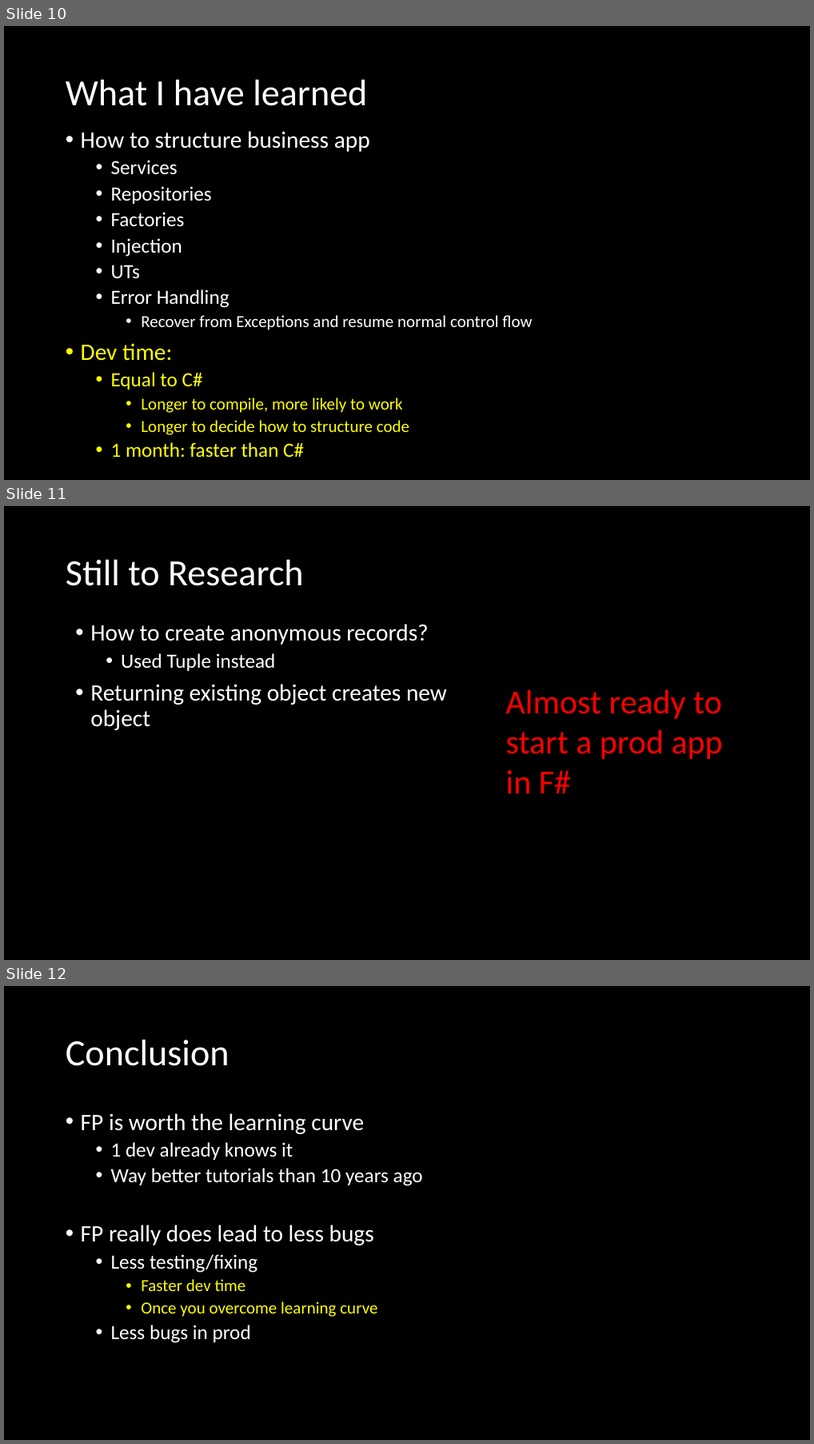
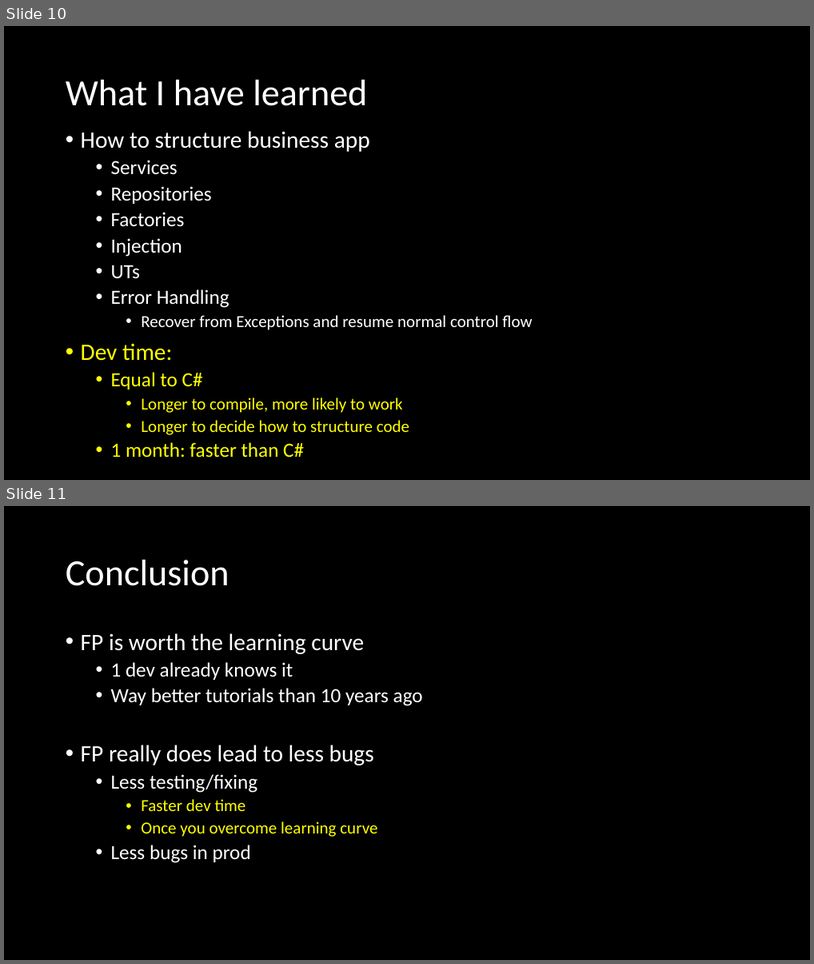
Before and after one commit to jaydpather/FSharpETLDemo, a slide deck: presentations/FSharpETLDemo.pptx. Shown one above the other, each under a label of ours: slides 10, 11 and 12 before the commit, slides 10 and 11 after it. The pictures are 814x1444 and 814x964 pixels, drawn with LibreOffice and Linux fonts; fonts in the diff are those of the drawing. Boxes give left, top, right and bottom in pixels: in the first picture for what was removed or moved away, otherwise in the second. Text is boxed around its words. In the diff, an @@ line names an element or a change of style, - is before the commit and + after.

```diff
--- a/presentations/FSharpETLDemo.pptx
+++ b/presentations/FSharpETLDemo.pptx
@@ slide 11 removed at [4, 506, 810, 960], background #000000 @@
@@ title removed at [66, 560, 304, 586] @@
-Still to Research
@@ text removed at [90, 624, 447, 730] @@
-• How to create anonymous records?
-  • Used Tuple instead
-• Returning existing object creates new object
@@ text removed at [506, 690, 723, 793] @@
-Almost ready to start a prod app in F#
@@ what was slide 12 is now slide 11 @@
```
Also in this commit, not shown: 2 slides changed, 1 slide added, 3 other slides removed, 7 other files.
